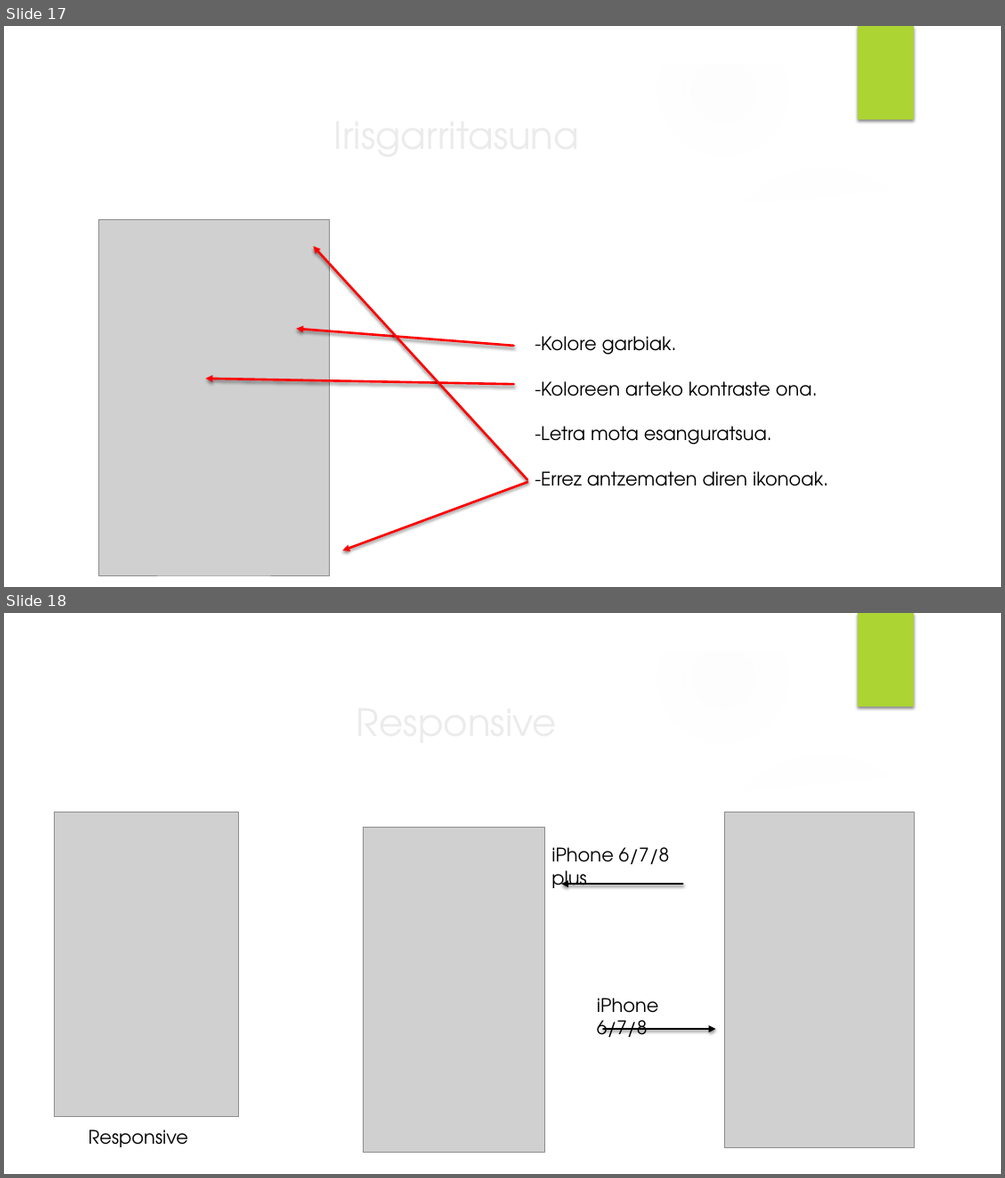
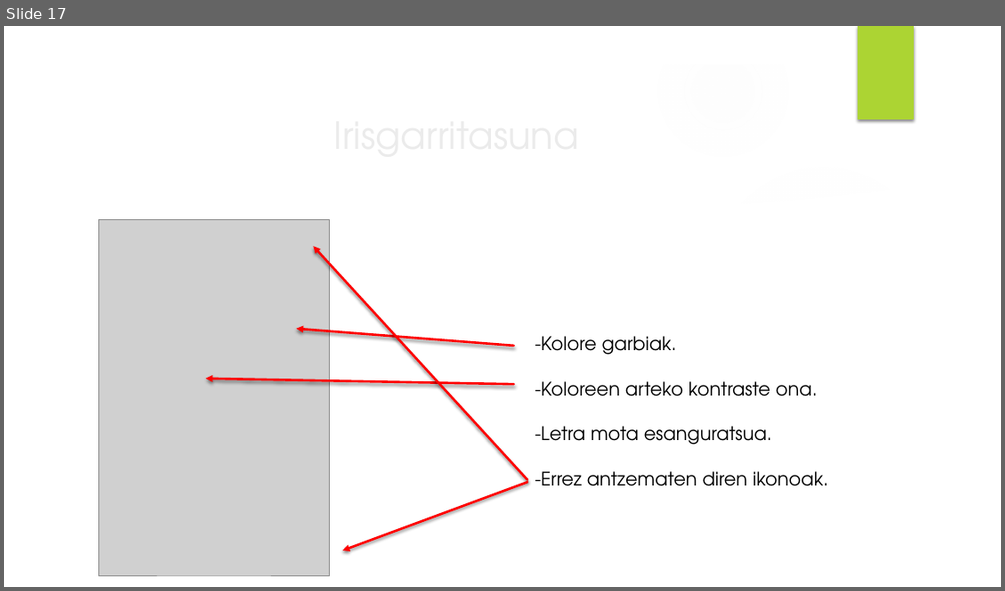
Before and after one commit to Iza666/EguneanBehin, a slide deck: Brain Pain powerpoint.pptx. Shown one above the other, each under a label of ours: slides 17 and 18 before the commit, slide 17 after it. The pictures are 1005x1178 and 1005x591 pixels, drawn with LibreOffice and Linux fonts; fonts in the diff are those of the drawing; grey boxes stand for pictures; background and template pictures are left out. Boxes give left, top, right and bottom in pixels: in the first picture for what was removed or moved away, otherwise in the second. Text is boxed around its words. In the diff, an @@ line names an element or a change of style, - is before the commit and + after.

```diff
--- a/Brain Pain powerpoint.pptx
+++ b/Brain Pain powerpoint.pptx
@@ slide 18 removed at (4, 613, 1001, 1174), background picture (left out); not listed: 9 template elements that a slide beside it also shows @@
@@ title removed at (98, 692, 815, 750) @@
-Responsive
@@ picture removed at (54, 811, 238, 1117) @@
@@ picture removed at (725, 811, 914, 1148) @@
@@ picture removed at (363, 827, 544, 1151) @@
@@ text removed at (551, 847, 669, 889) @@
-iPhone 6/7/8 plus
@@ arrow removed from (683, 884) to (561, 884) @@
@@ text removed at (597, 997, 659, 1037) @@
-iPhone 6/7/8
@@ arrow removed from (604, 1029) to (716, 1029) @@
@@ text removed at (89, 1129, 188, 1147) @@
-Responsive
```
Also in this commit, not shown: 2 slides added.
